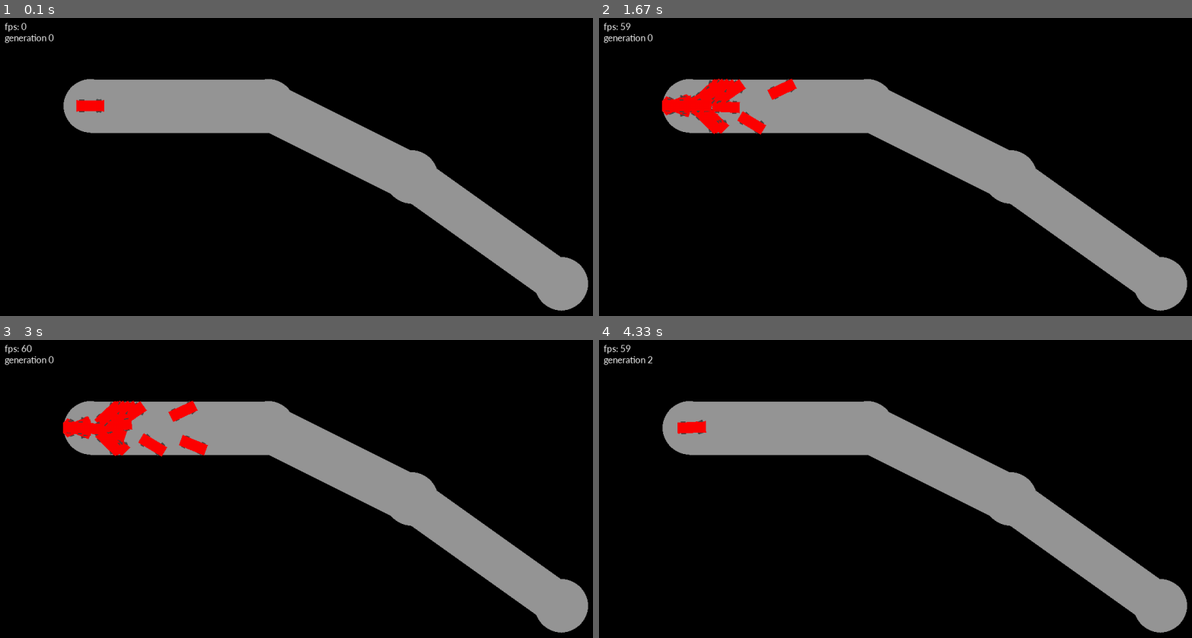
Above: before the commit, frames 1-4 (two rows, left to right).
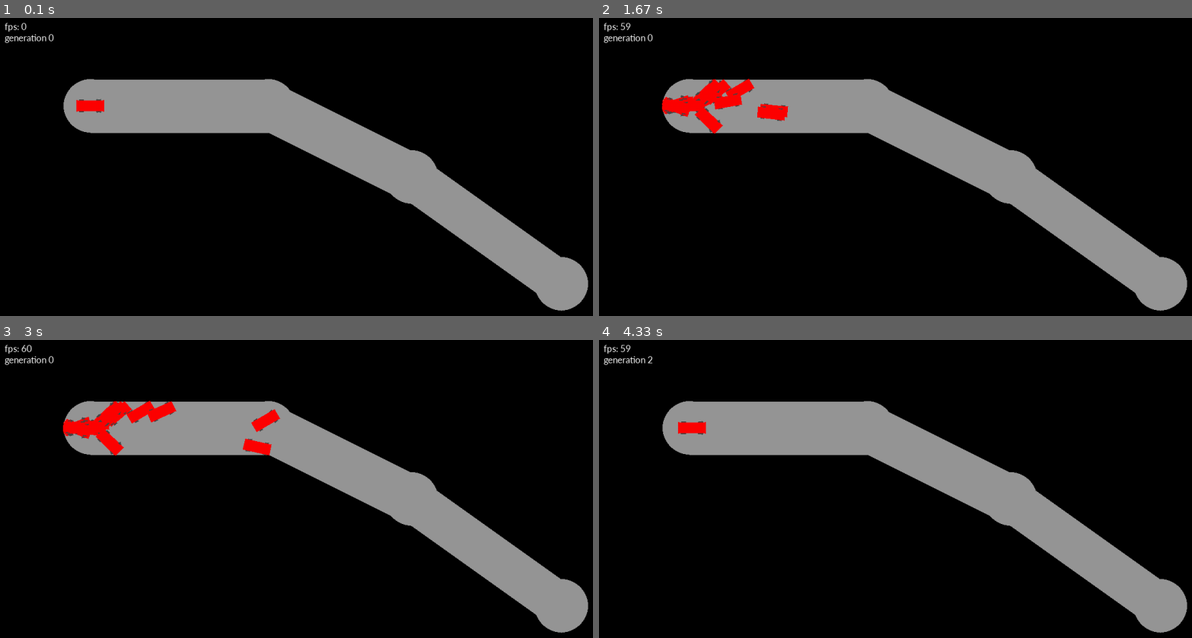
Above: after the commit, the same moments.

Repository: alexelwood14/Hello-AI
Game: pygame game, started from main.py
Two runs of this game, one before a commit and one after it. Both use one fixed random seed, a clock stepped at 60 frames per second and the inputs below.
Inputs (mouse positions are in pixels of both pictures, inside the frame that each line leads up to):
- Up to frame 1 (0.1 s): no input
- Up to frame 2 (1.67 s): no input
- Up to frame 3 (3 s): no input
- Up to frame 4 (4.33 s): click (865, 387) at 3.38 s; tap X at 3.67, 4.07 s

The runs differ from the first frame. In frame 1, less than 0.1% of the frame differs, in the area x 14-18%, y 27-32%; in frame 2, 1.2%; in frame 3, 1.7%, in the area x 10-48%, y 20-40%; in frame 4, less than 0.1%.

Commit message:
Improvements to AI training method

Diff:
--- a/ai.py
+++ b/ai.py
@@ -293,14 +293,14 @@
     def mutate_biases(self):
         for layer in range(len(self.biases)):
             for bias in range(len(self.biases[layer])):
-                self.biases[layer][bias] = np.random.normal(self.biases[layer][bias], 0.2)
+                self.biases[layer][bias] = np.random.normal(self.biases[layer][bias], 0.1)
 
 
     def mutate_weights(self):
         for layer in range(len(self.weights)):
             for node in range(len(self.weights[layer])):
                 for w in range(len(self.weights[layer][node])):
-                    self.weights[layer][node][w] = np.random.normal(self.weights[layer][node][w], 0.2)
+                    self.weights[layer][node][w] = np.random.normal(self.weights[layer][node][w], 0.1)
 
 
     def get_weights(self):
--- a/car_o.py
+++ b/car_o.py
@@ -49,14 +49,14 @@
         self.manual = False
 
         #Setup AI
-        self.ai = ai.Neural_Network(window, 7, [10], 4)
+        self.ai = ai.Neural_Network(window, 9, [10, 10], 4)
 
         #Setup dynamic attributes
         self.pos = np.array(pos)
         self.speed = 0.0
         self.vel = np.array([0.0,0.0])
         self.acc = 0.0
-        self.term_speed = 300*window.get_size()[1]/const.BASE_RES
+        self.term_speed = 200*window.get_size()[1]/const.BASE_RES
 
         self.ang = math.pi * 3 / 2
         self.ang_mat = np.array([[math.cos(self.ang), -math.sin(self.ang)],
@@ -98,6 +98,10 @@
         self.anti_rear_norm = np.transpose(self.anti_rear_norm)
         self.direcion_norm = np.matmul(self.ang_mat, np.transpose(np.array([0.0, 1.0])))
         self.direcion_norm = np.transpose(self.direcion_norm)
+        self.ne_ray = np.matmul(self.ang_mat, np.transpose(np.array([1.0, 1.0])))
+        self.ne_ray = np.transpose(self.ne_ray)
+        self.nw_ray = np.matmul(self.ang_mat, np.transpose(np.array([-1.0, 1.0])))
+        self.nw_ray = np.transpose(self.nw_ray)
 
         #Set location of wheels
         self.wheels = []
@@ -173,7 +177,7 @@
             wheel_left = self.wheel_ang / self.max_wheel_ang
 
         inputs = self.ai.process([speed_forwards, speed_backwards, wheel_right, wheel_left,
-                                  self.forward_dist, self.right_dist, self.left_dist])
+                                  self.forward_dist, self.right_dist, self.left_dist, self.ne_dist, self.nw_dist])
 
         self.acc = (inputs[0] - inputs[1]) * 200
         self.wheel_vel = (inputs[2] - inputs[3]) * 2
@@ -221,6 +225,10 @@
         self.anti_rear_norm = np.transpose(self.anti_rear_norm)
         self.direcion_norm = np.matmul(self.ang_mat, np.transpose(np.array([0.0, 1.0])))
         self.direcion_norm = np.transpose(self.direcion_norm)
+        self.ne_ray = np.matmul(self.ang_mat, np.transpose(np.array([1.0, 1.0])))
+        self.ne_ray = np.transpose(self.ne_ray)
+        self.nw_ray = np.matmul(self.ang_mat, np.transpose(np.array([-1.0, 1.0])))
+        self.nw_ray = np.transpose(self.nw_ray)
 
         #Find turing point
         if (self.rear_norm[0] * self.front_norm[1] - self.rear_norm[1] * self.front_norm[0]) != 0:
@@ -301,20 +309,28 @@
 
 
     def find_distances(self):
-        #Calculate distnace to wall in front of car
+        #Calculate distance to wall in front of car
         forward_pos = self.iterate_distance(self.direcion_norm, self.pos, const.COL["light_grey"][0], 100, 1)
         vector = self.pos - forward_pos
-        self.forward_dist = np.sqrt((vector).dot(vector)) / 2000
-
-        #Calculate distnace to wall left of car
+        self.forward_dist = np.sqrt((vector).dot(vector)) / const.BASE_RES
+
+        #Calculate distance to wall left of car
         left_pos = self.iterate_distance(self.rear_norm, self.pos, const.COL["light_grey"][0], 10, 1)
         vector = self.pos - left_pos
-        self.left_dist = np.sqrt((vector).dot(vector)) / 2000
-
-        #Calculate distnace to wall right of car
+        self.left_dist = np.sqrt((vector).dot(vector)) / const.BASE_RES
+
+        #Calculate distance to wall right of car
         right_pos = self.iterate_distance(self.anti_rear_norm, self.pos, const.COL["light_grey"][0], 10, 1)
         vector = self.pos - right_pos
-        self.right_dist = np.sqrt((vector).dot(vector)) / 2000
+        self.right_dist = np.sqrt((vector).dot(vector)) / const.BASE_RES
+
+        ne_pos = self.iterate_distance(self.ne_ray, self.pos, const.COL["light_grey"][0], 10, 1)
+        vector = self.pos - ne_pos
+        self.ne_dist = np.sqrt((vector).dot(vector)) / const.BASE_RES
+
+        nw_pos = self.iterate_distance(self.nw_ray, self.pos, const.COL["light_grey"][0], 10, 1)
+        vector = self.pos - nw_pos
+        self.nw_dist = np.sqrt((vector).dot(vector)) / const.BASE_RES
 
 
     #Recursive method for finding the distance from the car to a wall
@@ -439,6 +455,10 @@
         self.anti_rear_norm = np.transpose(self.anti_rear_norm)
         self.direcion_norm = np.matmul(self.ang_mat, np.transpose(np.array([0.0, 1.0])))
         self.direcion_norm = np.transpose(self.direcion_norm)
+        self.ne_ray = np.matmul(self.ang_mat, np.transpose(np.array([1.0, 1.0])))
+        self.ne_ray = np.transpose(self.ne_ray)
+        self.nw_ray = np.matmul(self.ang_mat, np.transpose(np.array([-1.0, 1.0])))
+        self.nw_ray = np.transpose(self.nw_ray)
 
         #Set location of wheels
         self.wheels = []
--- a/game.py
+++ b/game.py
@@ -1,4 +1,5 @@
 import const
+import time
 import pygame
 import math
 import numpy as np
@@ -14,7 +15,7 @@
 def find_top_cars(cars):
     temp_cars = cars[:]
     top_cars = []
-    for i in range(5):
+    for i in range(len(cars)//10):
         highest, index = find_top_car(temp_cars)
         top_cars.append(highest)
         temp_cars.pop(index)
@@ -34,17 +35,18 @@
 
 
 def next_gen_cars(top_cars, window, cars):
+    car_num = len(cars)
     cars = []
     asp_ratio = window.get_size()[1] / const.BASE_RES
-    for i in range(50):
+    for i in range(car_num):
         cars.append(car_o.Car(window, [asp_ratio*300, asp_ratio*300], 10))
 
     for i in range(10):
         for car in range(len(top_cars)):
-            cars[(i * 5) + car].set_biases(top_cars[car].get_biases())
-            cars[(i * 5) + car].set_weights(top_cars[car].get_weights())
-
-    for car in range(45):
+            cars[(i * int(car_num/10)) + car].set_biases(top_cars[car].get_biases())
+            cars[(i * int(car_num/10)) + car].set_weights(top_cars[car].get_weights())
+
+    for car in range(int(9*car_num/10)):
         cars[car].mutate_biases()
         cars[car].mutate_weights()
 
@@ -83,6 +85,7 @@
     simulating = True
     gen_time = 0
     gen = 0
+    car_num = 100
     cars = []
     f = open("data/average_progress", "w")
     f.write("AVG_PROGRESS")
@@ -94,8 +97,9 @@
 
     track_1 = map_o.Map(window, const.COL["light_grey"], track_points, 100)
 
-    for car in range(50):
+    for car in range(car_num):
         cars.append(car_o.Car(window, [asp_ratio*300, asp_ratio*300], 10))
+
 
     while action == "race":
         window.fill(const.COL["black"])
@@ -149,8 +153,9 @@
                         car.find_progress(track_1)
                         car.crash_check()
 
-            for car in cars:
-                car.render()
+            for car in range(len(cars)):
+                if car % (car_num/25) == 0:
+                    cars[car].render()
 
             simulating = False
             for car in cars:
Not shown, changed: README.md
Not shown, changed: data/average_progress
Not shown, changed: data/snapshot
